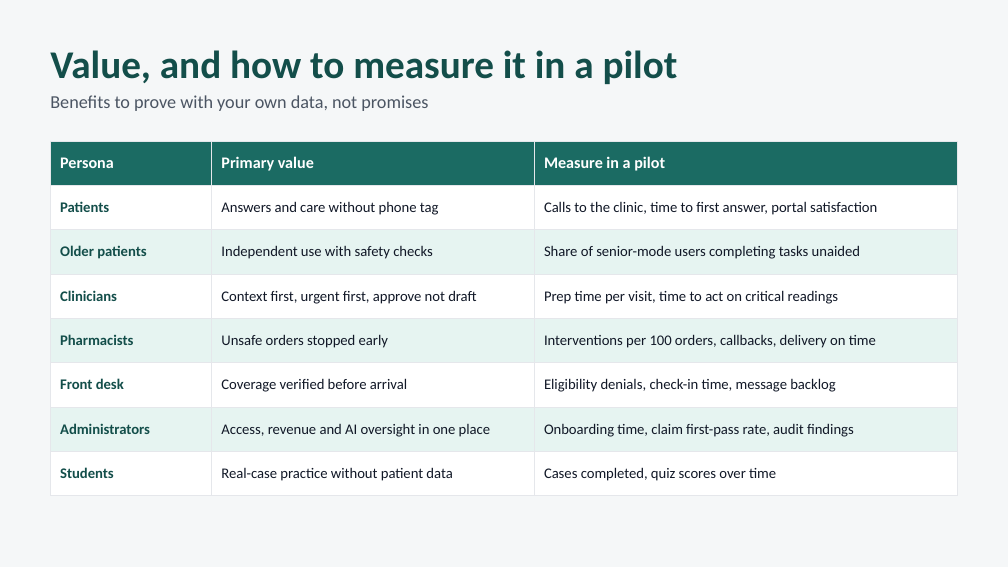
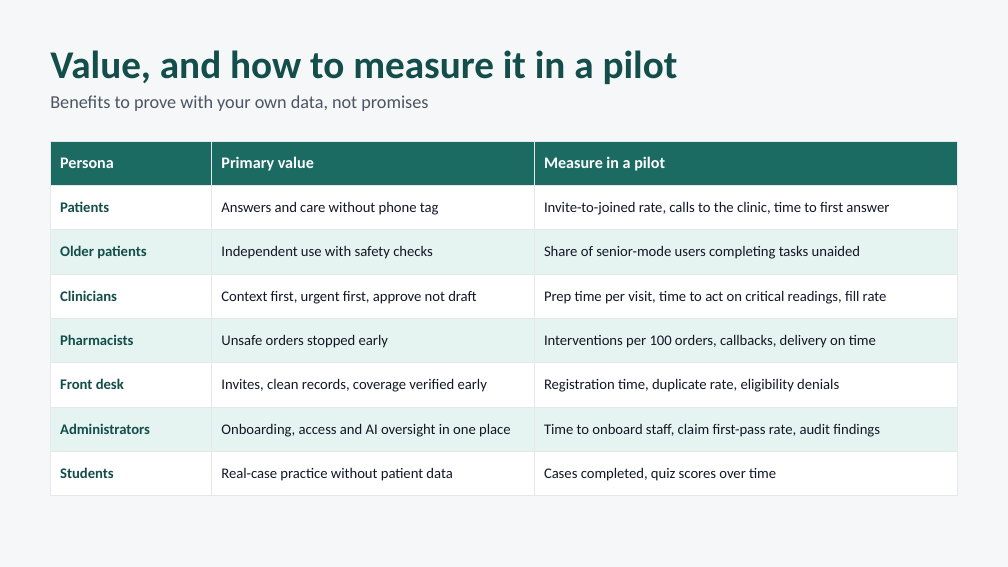
Before and after one commit to dilleeps/BioverseMyCare, a slide deck: slide 18 of docs/presentations/Bioverse-One-Personas.pptx (slide 16 before the commit). Drawn at 1008x567 pixels with LibreOffice and Linux fonts; fonts in the diff are those of the drawing. Boxes give left, top, right and bottom in pixels: in the first picture for what was removed or moved away, otherwise in the second. Text is boxed around its words. In the diff, an @@ line names an element or a change of style, - is before the commit and + after.

```diff
--- a/docs/presentations/Bioverse-One-Personas.pptx
+++ b/docs/presentations/Bioverse-One-Personas.pptx
@@ table at [50,141,958,485] @@
-row 2, column 3: Calls to the clinic, time to first answer, portal satisfaction
+row 2, column 3: Invite-to-joined rate, calls to the clinic, time to first answer
-row 4, column 3: Prep time per visit, time to act on critical readings
+row 4, column 3: Prep time per visit, time to act on critical readings, fill rate
-row 6, column 2: Coverage verified before arrival
+row 6, column 2: Invites, clean records, coverage verified early
-row 6, column 3: Eligibility denials, check-in time, message backlog
+row 6, column 3: Registration time, duplicate rate, eligibility denials
-row 7, column 2: Access, revenue and AI oversight in one place
+row 7, column 2: Onboarding, access and AI oversight in one place
-row 7, column 3: Onboarding time, claim first-pass rate, audit findings
+row 7, column 3: Time to onboard staff, claim first-pass rate, audit findings
```
Also in this commit, not shown: 13 other slides changed, 2 slides added.
